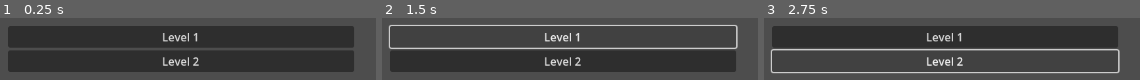
Above: before the commit, frames 1-3 (left to right).
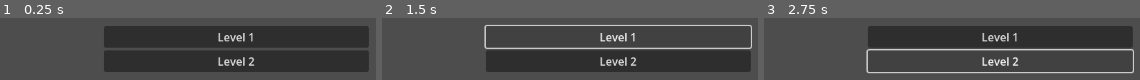
Above: after the commit, the same moments.

Repository: robotabc773/Brackeys2024.1
Game: Godot game, scene res://scenes/level_selection.tscn
The game is run twice, just before and just after one commit, with the same random seed, the same clock (stepped at 60 frames per second) and the same inputs. This scene is started directly instead of the project's main scene.
Inputs:
- Up to frame 1 (0.25 s): no input
- Up to frame 2 (1.5 s): click "Level 1" at 0.5 s; click "Level 1" at 1.25 s
- Up to frame 3 (2.75 s): click "Level 2" at 2 s

The runs differ from the first frame. In frame 1, 23% of the frame differs, in the area x 2-99%, y 12-88%; in frame 2, 15%; in frame 3, 15%.

Commit message:
Added in level pause menu

Diff:
--- /dev/null
+++ b/scenes/level_UI_test.tscn
@@ -0,0 +1,11 @@
+[gd_scene load_steps=2 format=3 uid="uid://cby75who253kt"]
+
+[ext_resource type="PackedScene" uid="uid://br6dyud2sumq5" path="res://scenes/pause_menu.tscn" id="1_58iq7"]
+
+[node name="LevelUiTest" type="Node2D"]
+
+[node name="PauseMenu" parent="." instance=ExtResource("1_58iq7")]
+offset_left = 16.0
+offset_top = 9.0
+offset_right = 16.0
+offset_bottom = 9.0
--- a/scenes/level_selection.tscn
+++ b/scenes/level_selection.tscn
@@ -12,9 +12,9 @@
 
 [node name="MarginContainer" type="MarginContainer" parent="."]
 layout_mode = 0
-offset_left = 264.0
+offset_left = 402.0
 offset_top = 159.0
-offset_right = 763.0
+offset_right = 784.0
 offset_bottom = 649.0
 script = ExtResource("1_06t1s")
 
--- a/scenes/main_menu.tscn
+++ b/scenes/main_menu.tscn
@@ -22,7 +22,7 @@
 layout_mode = 0
 offset_left = 376.0
 offset_top = 303.0
-offset_right = 775.0
+offset_right = 773.0
 offset_bottom = 649.0
 
 [node name="VBoxContainer" type="VBoxContainer" parent="MarginContainer"]
--- /dev/null
+++ b/scenes/pause_menu.tscn
@@ -0,0 +1,48 @@
+[gd_scene load_steps=2 format=3 uid="uid://br6dyud2sumq5"]
+
+[ext_resource type="Script" path="res://scripts/pause_menu.gd" id="1_pkq54"]
+
+[node name="PauseMenu" type="Control"]
+layout_mode = 3
+anchors_preset = 15
+anchor_right = 1.0
+anchor_bottom = 1.0
+grow_horizontal = 2
+grow_vertical = 2
+script = ExtResource("1_pkq54")
+
+[node name="MarginContainer2" type="MarginContainer" parent="."]
+layout_mode = 0
+offset_right = 40.0
+offset_bottom = 40.0
+
+[node name="Pause" type="Button" parent="MarginContainer2"]
+layout_mode = 2
+text = "Pause"
+
+[node name="MarginContainer" type="MarginContainer" parent="."]
+layout_mode = 0
+offset_left = 258.0
+offset_top = 202.0
+offset_right = 899.0
+offset_bottom = 650.0
+
+[node name="VBoxContainer" type="VBoxContainer" parent="MarginContainer"]
+layout_mode = 2
+
+[node name="main_menu" type="Button" parent="MarginContainer/VBoxContainer"]
+layout_mode = 2
+text = "Main Menu"
+
+[node name="Levels" type="Button" parent="MarginContainer/VBoxContainer"]
+layout_mode = 2
+text = "Levels"
+
+[node name="resume" type="Button" parent="MarginContainer/VBoxContainer"]
+layout_mode = 2
+text = "Resume"
+
+[connection signal="pressed" from="MarginContainer2/Pause" to="." method="_on_pause_pressed"]
+[connection signal="pressed" from="MarginContainer/VBoxContainer/main_menu" to="." method="_on_main_menu_pressed"]
+[connection signal="pressed" from="MarginContainer/VBoxContainer/Levels" to="." method="_on_levels_pressed"]
+[connection signal="pressed" from="MarginContainer/VBoxContainer/resume" to="." method="_on_resume_pressed"]
--- /dev/null
+++ b/scripts/pause_menu.gd
@@ -0,0 +1,29 @@
+extends Control
+@onready var pauseMenu = $MarginContainer
+
+func _ready():
+	pauseMenu.hide()
+
+func hidePauseMenu():
+	pauseMenu.hide()
+	Engine.time_scale = 1
+
+func showPauseMenu():
+	pauseMenu.show()
+	Engine.time_scale = 0
+
+# show pause menu when the pause button is pressed
+func _on_pause_pressed():
+	showPauseMenu()
+
+# hide pause menu when the resume button is pressed
+func _on_resume_pressed():
+	hidePauseMenu()
+
+
+func _on_main_menu_pressed():
+	get_tree().change_scene_to_file("res://scenes/main_menu.tscn")
+
+# Go to level selection scene
+func _on_levels_pressed():
+	get_tree().change_scene_to_file("res://scenes/level_selection.tscn")
